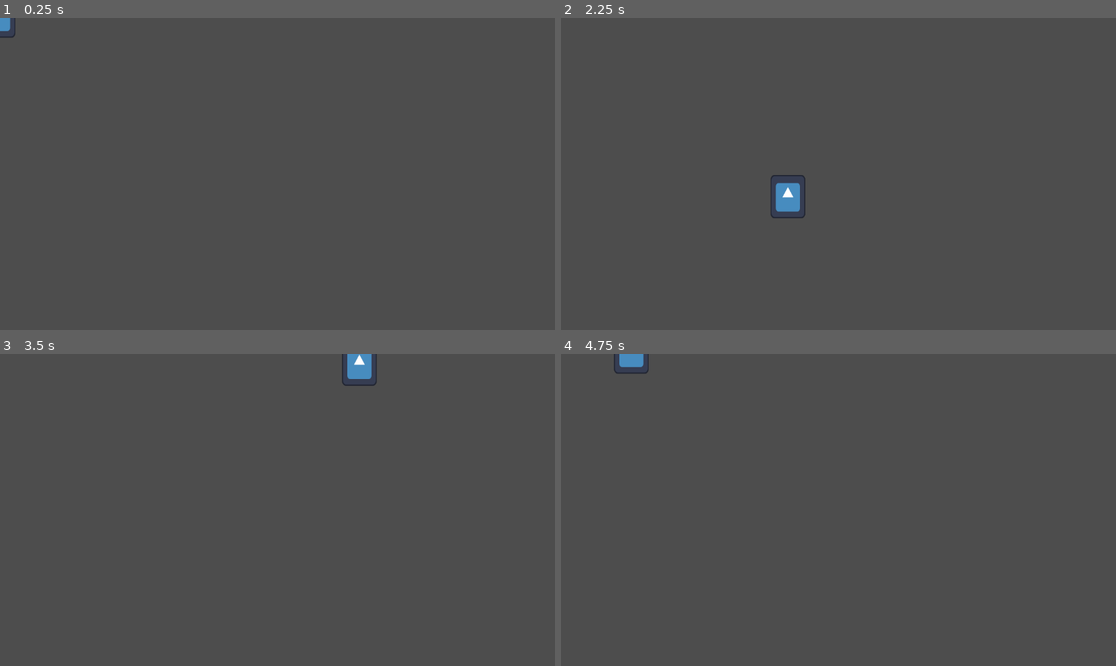
Above: before the commit, frames 1-4 (two rows, left to right).
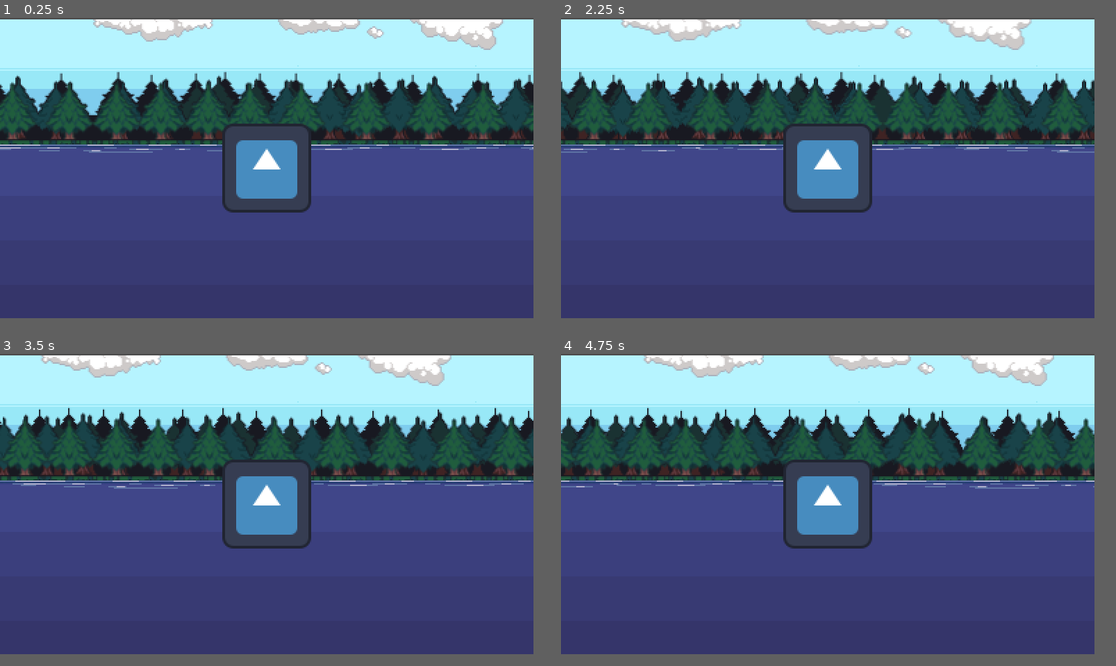
Above: after the commit, the same moments.

Repository: JuanPablo-29/Hoos-Fishing
Game: Godot game, scene res://scenes/MainGame.tscn
Two runs of this game, one before a commit and one after it. Both use one fixed random seed, a clock stepped at 60 frames per second and the inputs below. The engine's default icon, where the game draws it, is replaced by a stand-in: a white triangle on a blue panel in a dark square.
Inputs:
- Up to frame 1 (0.25 s): no input
- Up to frame 2 (2.25 s): tap Enter at 0.5 s; hold Right (move_right) 0.53-1.28 s; hold Down (move_down) 1.28-2.03 s; hold Right (move_right) from 2.03 s (still down)
- Up to frame 3 (3.5 s): release Right (move_right) at 2.78 s; hold Up (move_up) from 2.78 s (still down)
- Up to frame 4 (4.75 s): release Up (move_up) at 3.53 s; hold Left (move_left) from 3.53 s (still down)
The window is 799x449 before the commit and 768x432 after it. Grey fills any space a smaller window leaves; there, only what the larger window draws over its background counts as a difference.

The runs differ from the first frame. In frame 1, 90% of the frame differs, in the area x 0-97%, y 0-97%; in frame 2, 90%; in frame 3, 90%; in frame 4, 90%.

Commit message:
Added a background closes #8

Diff:
--- a/project.godot
+++ b/project.godot
@@ -18,6 +18,13 @@
 run/main_scene="uid://dwk4clahdqy1c"
 config/features=PackedStringArray("4.7", "GL Compatibility")
 config/icon="res://assets/icon.svg"
+
+[display]
+
+window/size/viewport_width=384
+window/size/viewport_height=216
+window/stretch/mode="viewport"
+window/stretch/aspect="expand"
 
 [input]
 
--- /dev/null
+++ b/scenes/Background.tscn
@@ -0,0 +1,67 @@
+[gd_scene format=3 uid="uid://bikvpinvkw8r4"]
+
+[ext_resource type="Texture2D" uid="uid://dttjwxad3imnt" path="res://assets/Background Images/Sky.png" id="1_2ttnm"]
+[ext_resource type="Texture2D" uid="uid://bc7rwixdnw1jg" path="res://assets/Background Images/Clouds.png" id="2_4ret6"]
+[ext_resource type="Texture2D" uid="uid://coa1pu34jelgb" path="res://assets/Background Images/Trees_4.png" id="3_fwrf6"]
+[ext_resource type="Texture2D" uid="uid://ddromu3rfu6br" path="res://assets/Background Images/Trees_3.png" id="4_5txi7"]
+[ext_resource type="Texture2D" uid="uid://dff7mwntu6tte" path="res://assets/Background Images/Trees_2.png" id="5_866lp"]
+[ext_resource type="Texture2D" uid="uid://cfb724j14m1ik" path="res://assets/Background Images/Trees_1.png" id="6_43vpv"]
+[ext_resource type="Texture2D" uid="uid://dqk72y0xgwsdm" path="res://assets/Background Images/Grass.png" id="7_47vcq"]
+[ext_resource type="Texture2D" uid="uid://daaerftfr0k8j" path="res://assets/Background Images/Water.png" id="8_ps3vh"]
+
+[node name="Background" type="Node2D" unique_id=2041534355]
+
+[node name="Parallax2D" type="Parallax2D" parent="." unique_id=1031503983]
+scroll_scale = Vector2(0, 0)
+repeat_size = Vector2(384, 0)
+
+[node name="Sprite2D" type="Sprite2D" parent="Parallax2D" unique_id=1539868695]
+texture = ExtResource("1_2ttnm")
+
+[node name="Parallax2D2" type="Parallax2D" parent="." unique_id=1406265160]
+scroll_scale = Vector2(0.05, 0.05)
+repeat_size = Vector2(384, 0)
+
+[node name="Sprite2D" type="Sprite2D" parent="Parallax2D2" unique_id=1434589912]
+texture = ExtResource("2_4ret6")
+
+[node name="Parallax2D3" type="Parallax2D" parent="." unique_id=103645866]
+scroll_scale = Vector2(0.15, 0.15)
+repeat_size = Vector2(384, 0)
+
+[node name="Sprite2D" type="Sprite2D" parent="Parallax2D3" unique_id=1327251856]
+texture = ExtResource("3_fwrf6")
+
+[node name="Parallax2D4" type="Parallax2D" parent="." unique_id=36499766]
+scroll_scale = Vector2(0.3, 0.3)
+repeat_size = Vector2(384, 0)
+
+[node name="Sprite2D" type="Sprite2D" parent="Parallax2D4" unique_id=535896403]
+texture = ExtResource("4_5txi7")
+
+[node name="Parallax2D5" type="Parallax2D" parent="." unique_id=579036030]
+scroll_scale = Vector2(0.45, 0.45)
+repeat_size = Vector2(384, 0)
+
+[node name="Sprite2D" type="Sprite2D" parent="Parallax2D5" unique_id=582506806]
+texture = ExtResource("5_866lp")
+
+[node name="Parallax2D6" type="Parallax2D" parent="." unique_id=1324723541]
+scroll_scale = Vector2(0.6, 0.6)
+repeat_size = Vector2(384, 0)
+
+[node name="Sprite2D" type="Sprite2D" parent="Parallax2D6" unique_id=1076405588]
+texture = ExtResource("6_43vpv")
+
+[node name="Parallax2D7" type="Parallax2D" parent="." unique_id=1016205466]
+scroll_scale = Vector2(0.8, 0.8)
+repeat_size = Vector2(384, 0)
+
+[node name="Sprite2D" type="Sprite2D" parent="Parallax2D7" unique_id=1975244141]
+texture = ExtResource("7_47vcq")
+
+[node name="Parallax2D8" type="Parallax2D" parent="." unique_id=1520130213]
+repeat_size = Vector2(384, 0)
+
+[node name="Sprite2D" type="Sprite2D" parent="Parallax2D8" unique_id=1220006870]
+texture = ExtResource("8_ps3vh")
--- a/scenes/MainGame.tscn
+++ b/scenes/MainGame.tscn
@@ -1,6 +1,7 @@
 [gd_scene format=3 uid="uid://dwk4clahdqy1c"]
 
 [ext_resource type="PackedScene" uid="uid://b3t74xir3luqf" path="res://scenes/Player.tscn" id="1_hat22"]
+[ext_resource type="PackedScene" uid="uid://bikvpinvkw8r4" path="res://scenes/Background.tscn" id="2_xej52"]
 
 [node name="MainGame" type="Node" unique_id=1319835424]
 
@@ -9,6 +10,12 @@
 [node name="World" type="Node2D" parent="." unique_id=680325787]
 
 [node name="LevelRoot" type="Node2D" parent="World" unique_id=292401214]
+
+[node name="Background" parent="World/LevelRoot" unique_id=2041534355 instance=ExtResource("2_xej52")]
+position = Vector2(191, 109)
+
+[node name="Hoo" parent="World/LevelRoot" unique_id=442130460 instance=ExtResource("1_hat22")]
+position = Vector2(288, 109)
 
 [node name="EntityRoot" type="Node2D" parent="World" unique_id=116449528]
 
@@ -43,6 +50,3 @@
 anchors_preset = 0
 offset_right = 40.0
 offset_bottom = 40.0
-
-[node name="Hoo" parent="." unique_id=442130460 instance=ExtResource("1_hat22")]
-position = Vector2(-2, -1)
--- a/scenes/Player.tscn
+++ b/scenes/Player.tscn
@@ -18,6 +18,7 @@
 shape = SubResource("CapsuleShape2D_4xcp8")
 
 [node name="Sprite2D" type="Sprite2D" parent="." unique_id=1940006229]
-position = Vector2(-2, -3)
-scale = Vector2(0.5681143, 0.70755386)
+scale = Vector2(0.5, 0.5)
 texture = ExtResource("2_deuev")
+
+[node name="Camera2D" type="Camera2D" parent="." unique_id=255873783]
--- a/scripts/hoo.gd
+++ b/scripts/hoo.gd
@@ -4,7 +4,7 @@
 
 func _physics_process(delta) -> void:
 	direction.x = Input.get_axis("move_left", "move_right")
-	direction.y = Input.get_axis("move_up", "move_down")
+	#direction.y = Input.get_axis("move_up", "move_down")
 
 	if direction:
 		velocity = direction * speed
Renamed: assets/Background Images/1.png -> assets/Background Images/Clouds.png
Not shown, changed: assets/Background Images/Clouds.png.import
Renamed: assets/Background Images/6.png -> assets/Background Images/Grass.png
Not shown, changed: assets/Background Images/Grass.png.import
Renamed: assets/Background Images/0.png -> assets/Background Images/Sky.png
Not shown, changed: assets/Background Images/Sky.png.import
Renamed: assets/Background Images/5.png -> assets/Background Images/Trees_1.png
Not shown, changed: assets/Background Images/Trees_1.png.import
Renamed: assets/Background Images/4.png -> assets/Background Images/Trees_2.png
Not shown, changed: assets/Background Images/Trees_2.png.import
Renamed: assets/Background Images/3.png -> assets/Background Images/Trees_3.png
Not shown, changed: assets/Background Images/Trees_3.png.import
(and 6 more such lines)
